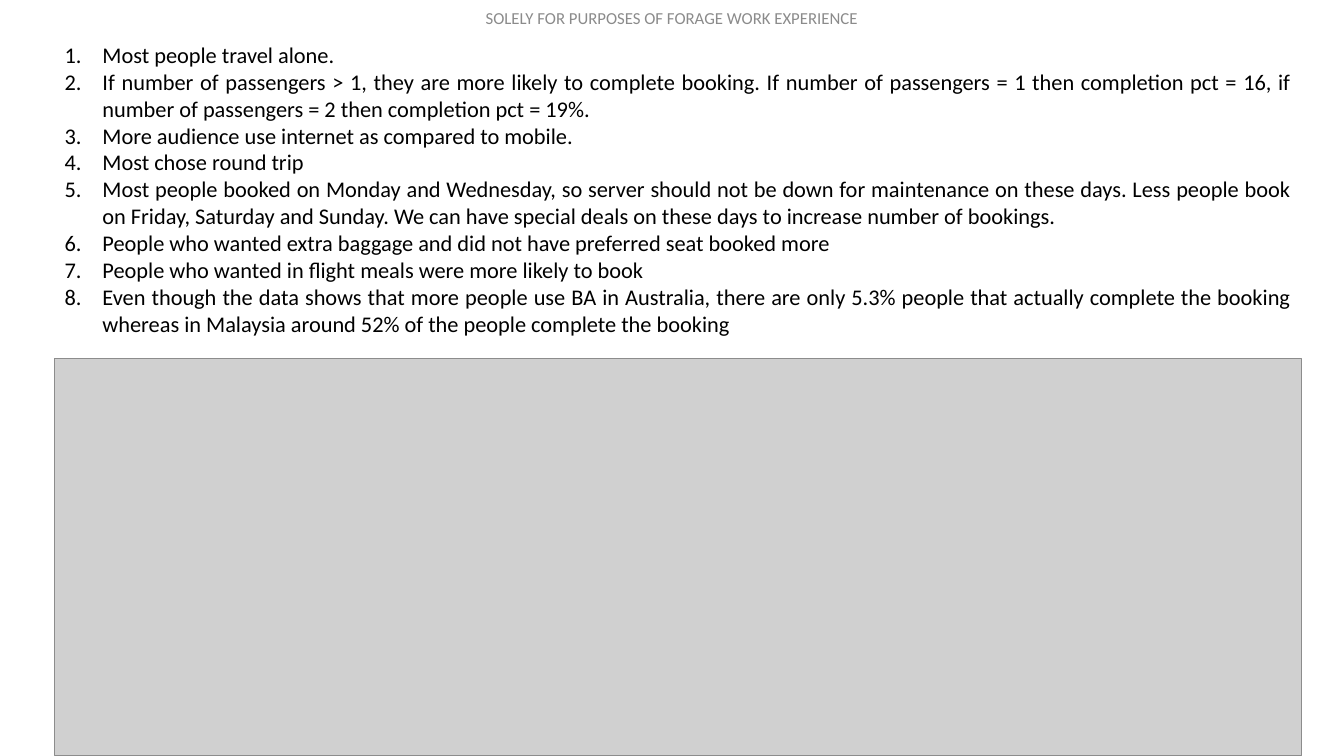
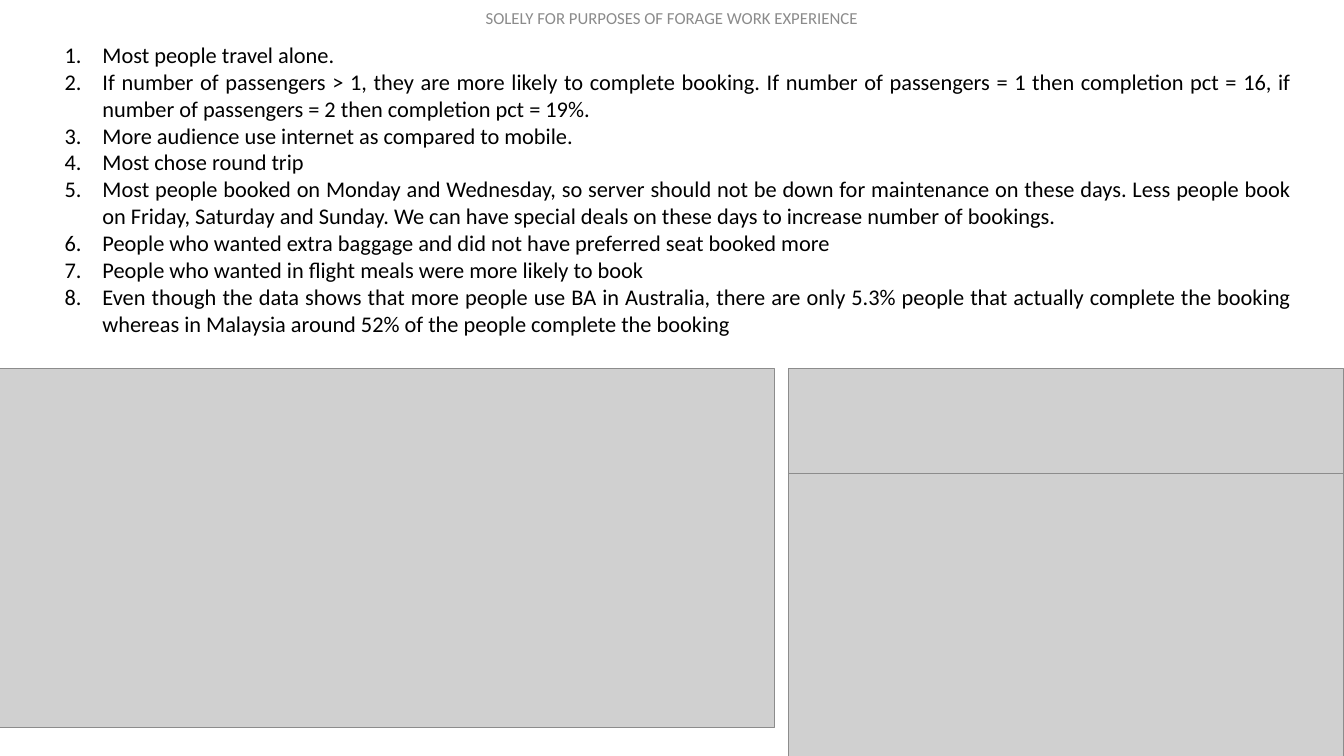
Before and after one commit to Rayan-Ali1083/BritishAirways-internship, a slide deck: slide 2 of Presentation Template - Task 2.pptx. Drawn at 1344x756 pixels with LibreOffice and Linux fonts; fonts in the diff are those of the drawing; grey boxes stand for pictures. Boxes give left, top, right and bottom in pixels: in the first picture for what was removed or moved away, otherwise in the second. Text is boxed around its words. In the diff, an @@ line names an element or a change of style, - is before the commit and + after.

```diff
--- a/Presentation Template - Task 2.pptx
+++ b/Presentation Template - Task 2.pptx
@@ picture added at [0,369,775,728] @@
@@ picture added at [788,369,1344,473] @@
@@ picture: place and size @@
-picture at [54,359,1302,756]
+picture at [788,473,1344,756]
```
Also in this commit, not shown: 3 other files.
